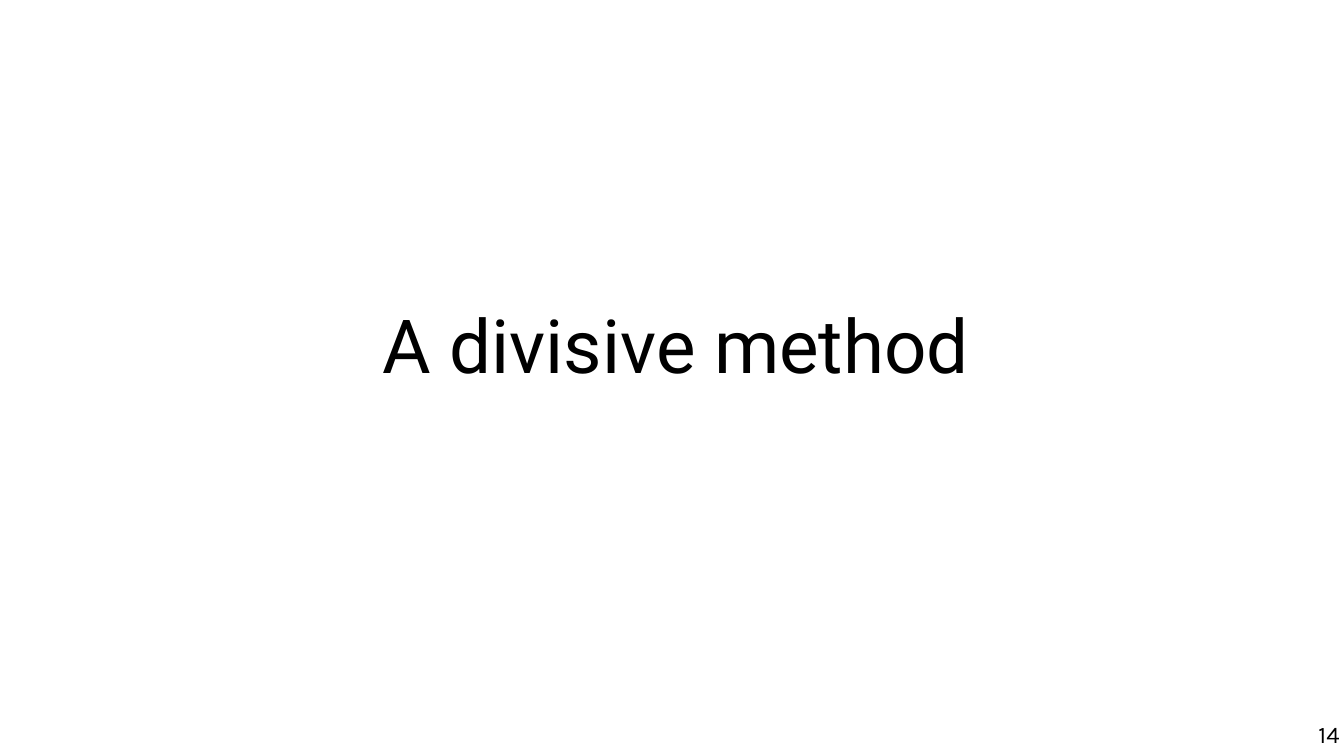
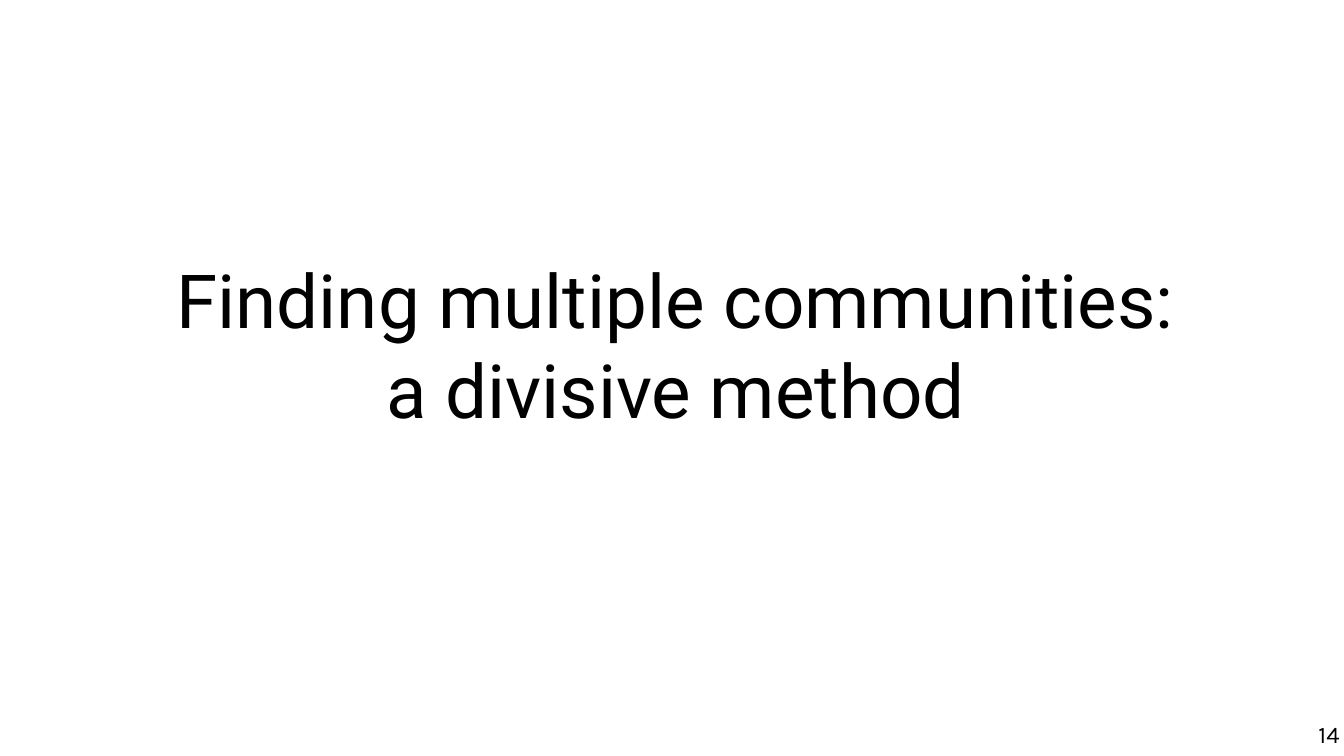
Before and after one commit to chatox/networks-science-course, a slide deck: slide 14 of theory/odp/tt21-finding_communities.odp. Drawn at 1344x756 pixels with LibreOffice and Linux fonts; fonts in the diff are those of the drawing. Boxes give left, top, right and bottom in pixels: in the first picture for what was removed or moved away, otherwise in the second. Text is boxed around its words. In the diff, an @@ line names an element or a change of style, - is before the commit and + after.

```diff
--- a/theory/odp/tt21-finding_communities.odp
+++ b/theory/odp/tt21-finding_communities.odp
@@ title at (176, 272, 1174, 419): text changed @@
-A divisive method
+Finding multiple communities:
+a divisive method
```
Also in this commit, not shown: 2 other slides changed, 2 slides added, 2 slides removed, 3 other files.
